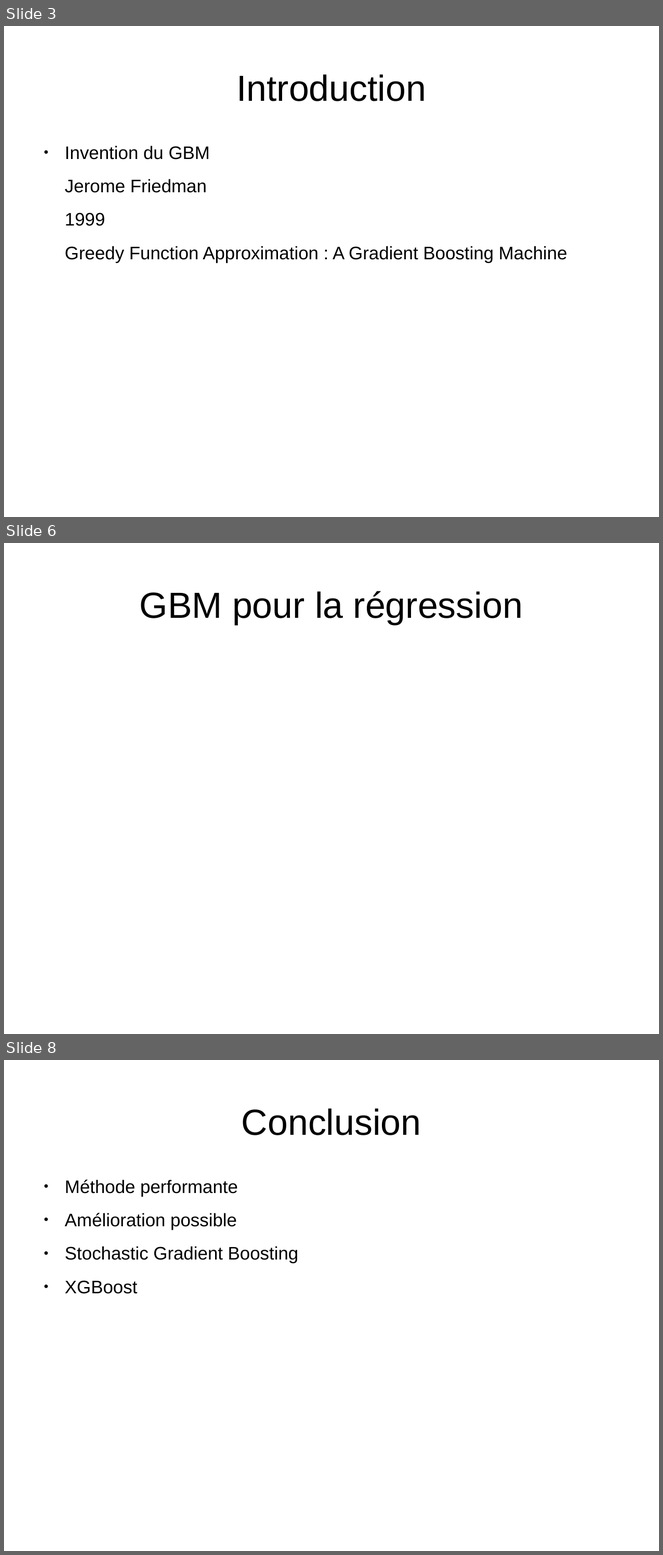
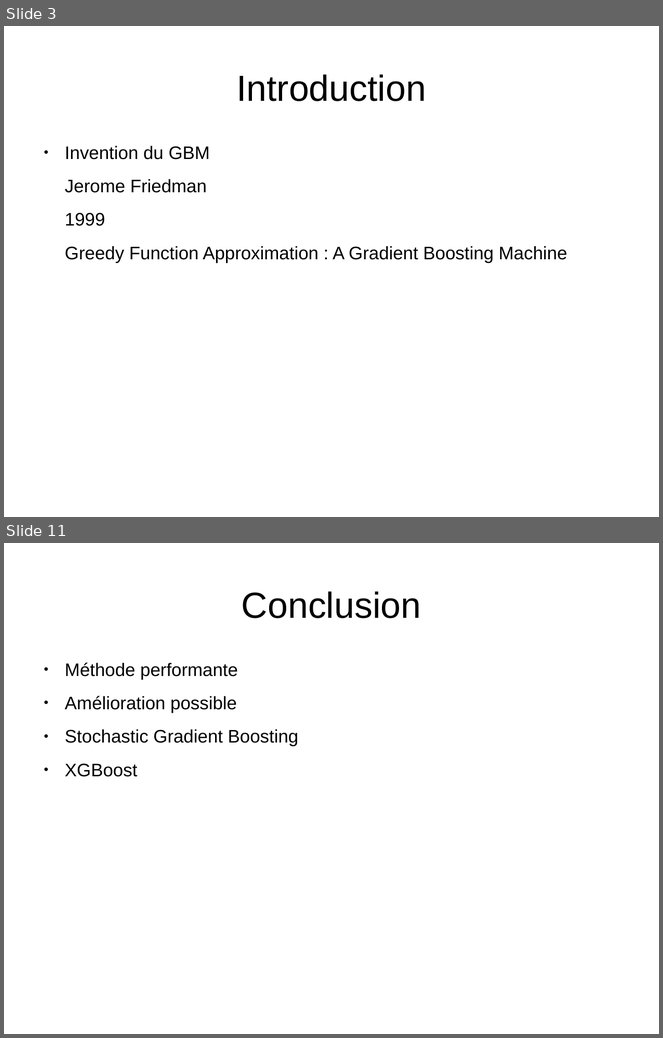
Before and after one commit to kad15/GBM, a slide deck: GBM_andreas.odp. Shown one above the other, each under a label of ours: slides 3, 6 and 8 before the commit, slides 3 and 11 after it; the slides between them are not shown. The pictures are 663x1555 and 663x1038 pixels, drawn with LibreOffice and Linux fonts; fonts in the diff are those of the drawing; background and template pictures are left out. Boxes give left, top, right and bottom in pixels: in the first picture for what was removed or moved away, otherwise in the second. Text is boxed around its words. In the diff, an @@ line names an element or a change of style, - is before the commit and + after.

```diff
--- a/GBM_andreas.odp
+++ b/GBM_andreas.odp
@@ slide 6 removed at box(4, 543, 659, 1034), background #FFFFFF @@
@@ title removed at box(140, 591, 523, 625) @@
-GBM pour la régression
@@ what was slide 8 is now slide 11 @@
```
Also in this commit, not shown: 2 slides changed, 6 slides added, 2 other slides removed.
